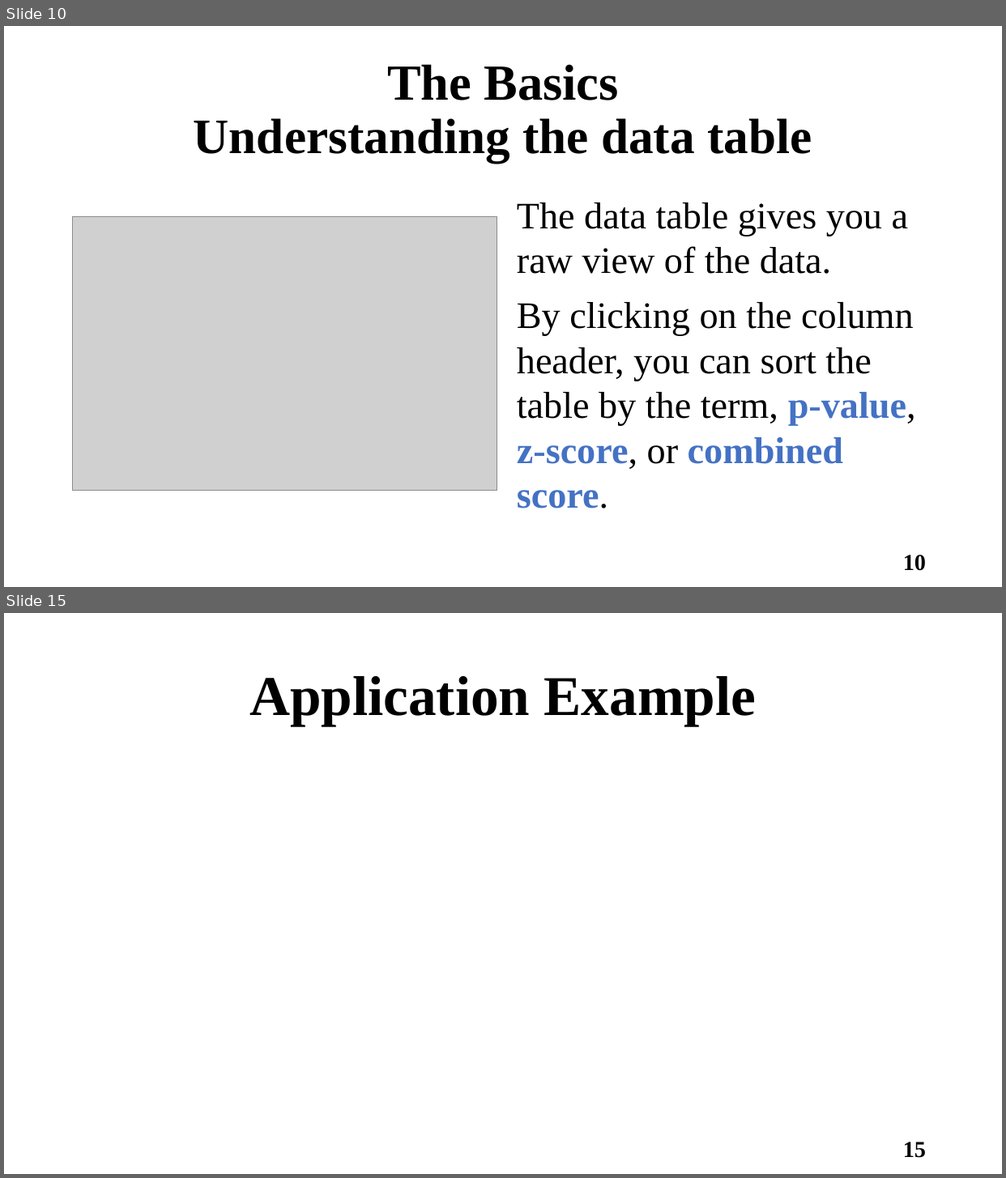
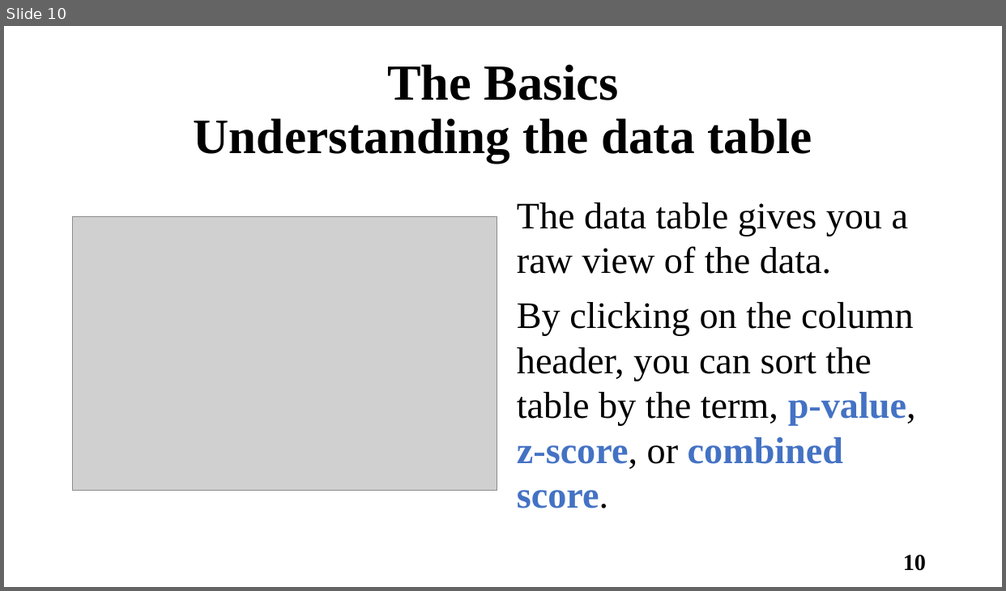
Before and after one commit to Joseph-Lang/Python-Machine-Learning, a slide deck: GeneSetEnrichAnalysis_1102/JournalClub_GSEA1101.pptx. Shown one above the other, each under a label of ours: slides 10 and 15 before the commit, slide 10 after it; the slides between them are not shown. The pictures are 1006x1178 and 1006x591 pixels, drawn with LibreOffice and Linux fonts; fonts in the diff are those of the drawing; grey boxes stand for pictures. Boxes give left, top, right and bottom in pixels: in the first picture for what was removed or moved away, otherwise in the second. Text is boxed around its words. In the diff, an @@ line names an element or a change of style, - is before the commit and + after.

```diff
--- a/GeneSetEnrichAnalysis_1102/JournalClub_GSEA1101.pptx
+++ b/GeneSetEnrichAnalysis_1102/JournalClub_GSEA1101.pptx
@@ slide 15 removed at [4,613,1002,1174], background #FFFFFF @@
@@ title removed at [249,676,756,726] @@
-Application Example
@@ page number removed at [903,1142,926,1158] @@
-15
```
Also in this commit, not shown: 5 slides changed, 1 slide added, 1 other file.
